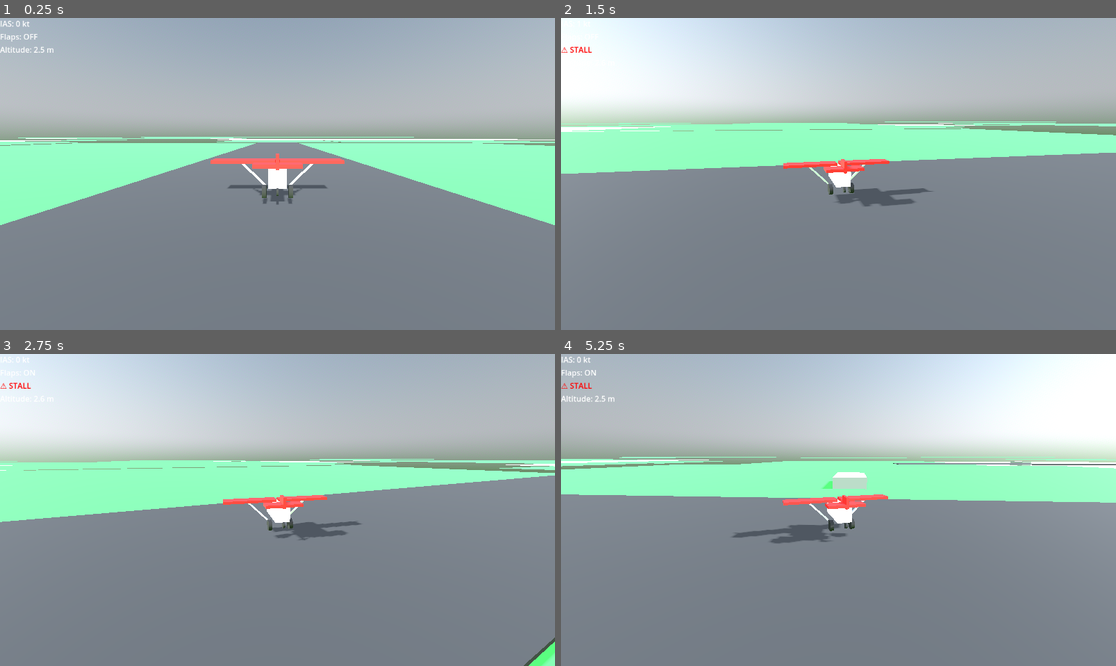
Above: before the commit, frames 1-4 (two rows, left to right).
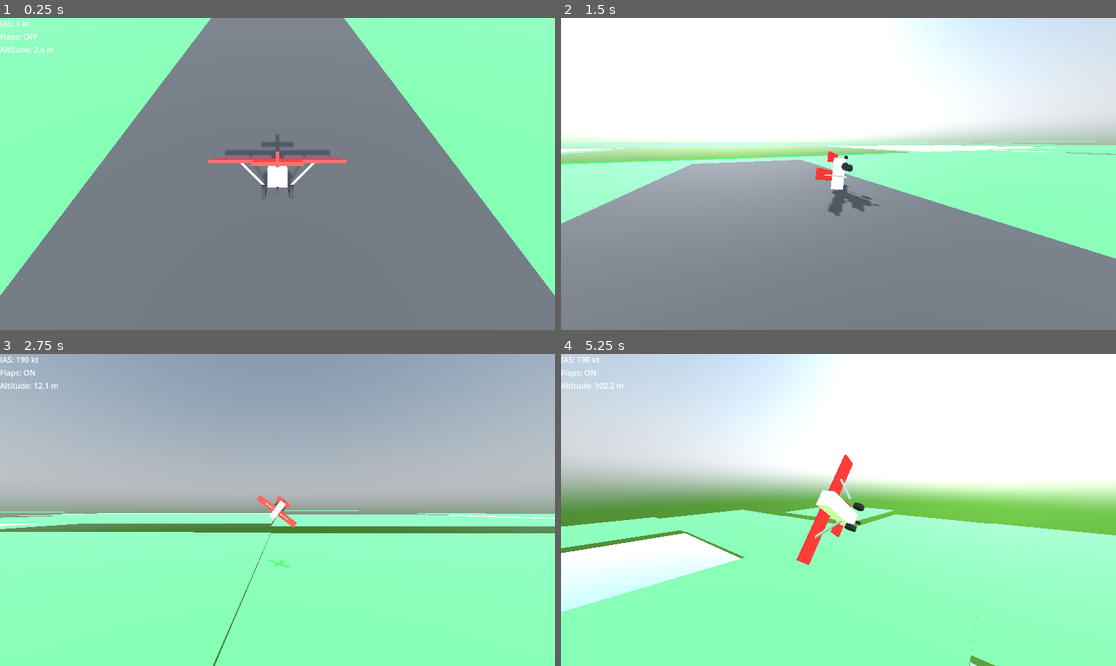
Above: after the commit, the same moments.

Repository: LucasHT22/be-my-copilot
Game: Godot game, scene res://scenes/main.tscn
Two runs of this game, one before a commit and one after it. Both use one fixed random seed, a clock stepped at 60 frames per second and the inputs below.
Inputs:
- Up to frame 1 (0.25 s): no input
- Up to frame 2 (1.5 s): tap Enter (ui_accept) at 0.5, 0.77, 1.07 s; hold Right (ui_right) 0.53-1.28 s; hold Home (ui_home) 0.53-1.28 s; tap Space (ui_select) at 0.8, 1.35 s; hold Down (ui_down) from 1.28 s (still down)
- Up to frame 3 (2.75 s): tap Enter (ui_accept) at 1.52, 1.82 s; tap Home (ui_home) at 1.55 s; release Down (ui_down) at 2.03 s; hold Right (ui_right) from 2.03 s (still down); hold Home (ui_home) from 2.03 s (still down); tap Space (ui_select) at 2.3 s
- Up to frame 4 (5.25 s): release Right (ui_right) at 2.78 s; release Home (ui_home) at 2.78 s; hold Page Up (ui_page_up) 2.78-3.53 s; tap Space (ui_select) at 2.85, 3.8, 4.35 s; tap Enter (ui_accept) at 3.02, 3.32, 3.77, 4.07, 4.52, 4.82 s; tap Home (ui_home) at 3.05, 4.55 s; hold Home (ui_home) 3.53-4.28 s; hold Left (ui_left) 3.53-5.03 s; tap Escape (ui_cancel) at 4.15 s; hold Down (ui_down) from 5.03 s (still down); hold Home (ui_home) from 5.03 s (still down)

The runs differ from the first frame. In frame 1, 49% of the frame differs, in the area x 0-100%, y 0-89%; in frame 2, 54%; in frame 3, 86%; in frame 4, 92%, in the area x 0-100%, y 0-100%.

Commit message:
fix flight issues

Diff:
--- a/scenes/Airplane.gd
+++ b/scenes/Airplane.gd
@@ -15,9 +15,7 @@
 
 @export var wheel_friction := 2.8
 @export var brake_power := 900.0
-
-@export var propwash_power := 0.35
-@export var turbulence_strength := 40.0
+@export var propwash_factor := 0.35
 
 var throttle := 0.0
 var flaps := false
@@ -33,7 +31,6 @@
 	apply_aerodynamics(delta)
 	apply_controls()
 	apply_ground_physics()
-	apply_turbulence()
 
 	if not linear_velocity.is_finite() or not angular_velocity.is_finite():
 		print("⚠ Physics reset (NaN detected)")
@@ -45,7 +42,10 @@
 	state.angular_velocity = state.angular_velocity.limit_length(6.0)
 
 func handle_input(delta):
-	throttle += (Input.get_action_strength("ui_up") - Input.get_action_strength("ui_down")) * delta
+	if Input.is_action_pressed("ui_page_up"):
+		throttle += delta
+	if Input.is_action_pressed("ui_page_down"):
+		throttle -= delta
 	throttle = clamp(throttle, 0.0, 1.0)
 
 	if Input.is_action_just_pressed("ui_accept"):
@@ -56,29 +56,30 @@
 	apply_central_force(forward * engine_power * throttle)
 
 func apply_aerodynamics(delta):
-	var v := linear_velocity
-	var speed := v.length()
+	var speed := linear_velocity.length()
 	if speed < 0.5:
 		return
 
-	var vel_dir := safe_normalize(v)
+	var vel_dir := linear_velocity.normalized()
 	var forward := -global_basis.z
 	var up := global_basis.y
 
-	var aoa: float = clamp(forward.dot(vel_dir), -1.0, 1.0)
+	var aoa := forward.signed_angle_to(vel_dir, global_basis.x)
+	aoa = clamp(aoa, -0.4, 0.4)
 
-	var lift: float = lift_coefficient * speed * speed * max(aoa, 0.0)
+	var airspeed := speed + (throttle * 18.0 * (1.0 - speed / max_speed))
+
+	var lift := lift_coefficient * airspeed * airspeed * sin(aoa)
 	if flaps:
 		lift *= (1.0 + flap_lift_bonus)
 
-	stalled = speed < stall_speed
+	stalled = speed < stall_speed and abs(aoa) > 0.3
 	if stalled:
 		lift *= 0.3
-		apply_torque(Vector3(-pitch_power * 0.4, 0, 0) * delta)
 
 	apply_central_force(up * lift)
 
-	var drag: Vector3 = -vel_dir * drag_coefficient * speed * speed
+	var drag := -vel_dir * drag_coefficient * speed * speed
 	if flaps:
 		drag *= (1.0 + flap_drag_bonus)
 
@@ -86,19 +87,23 @@
 
 func apply_controls():
 	var speed := linear_velocity.length()
-	var control_factor: float = clamp(speed / stall_speed, 0.2, 1.0)
+	if speed < 6.0:
+		return
+
+	var control_authority: float = clamp(speed / stall_speed, 0.0, 1.0)
 
 	var pitch := Input.get_action_strength("ui_down") - Input.get_action_strength("ui_up")
 	var roll := Input.get_action_strength("ui_right") - Input.get_action_strength("ui_left")
-	var yaw := Input.get_action_strength("ui_page_down") - Input.get_action_strength("ui_page_up")
+	var yaw := Input.get_action_strength("ui_select") - Input.get_action_strength("ui_cancel") # Example
+
+	var pitch_with_propwash: float = pitch * (1.0 + throttle * propwash_factor)
 
 	var torque: Vector3 = Vector3(
-		pitch * pitch_power,
+		pitch_with_propwash * pitch_power,
 		yaw * yaw_power,
 		-roll * roll_power
-	) * control_factor
+	) * control_authority
 
-	torque.x += pitch * pitch_power * throttle * propwash_power
 	apply_torque(torque)
 	print("ROLL:", rad_to_deg(global_rotation.z))
 
@@ -109,25 +114,11 @@
 	var lateral := global_basis.x * linear_velocity.dot(global_basis.x)
 	apply_central_force(-lateral * wheel_friction)
 
-	if Input.is_action_pressed("ui_select") and linear_velocity.length() > 0.5:
-		apply_central_force(-safe_normalize(linear_velocity) * brake_power)
-
-func apply_turbulence():
-	if is_grounded():
-		return
-
-	var speed_factor: float = clamp(linear_velocity.length() / stall_speed, 0.0, 1.0)
-
-	var gust: Vector3 = Vector3(
-		randf_range(-1, 1),
-		randf_range(-0.3, 0.3),
-		randf_range(-1, 1)
-	)
-
-	apply_central_force(gust * turbulence_strength * speed_factor)
+	if Input.is_action_pressed("ui_home") and linear_velocity.length() > 0.5:
+		apply_central_force(-linear_velocity.normalized() * brake_power)
 
 func is_grounded() -> bool:
-	return global_position.y < 1.2 and abs(linear_velocity.y) < 1.0
-
-func safe_normalize(v: Vector3) -> Vector3:
-	return v / max(v.length(), 0.001)
+	var space_state := get_world_3d().direct_space_state
+	var query := PhysicsRayQueryParameters3D.create(global_position, global_position + Vector3.DOWN * 2.0)
+	var result := space_state.intersect_ray(query)
+	return result.size() > 0 and abs(linear_velocity.y) < 1.0
--- a/scenes/main.tscn
+++ b/scenes/main.tscn
@@ -107,10 +107,6 @@
 [node name="Chunks" type="Node3D" parent="World"]
 
 [node name="Airplane" type="RigidBody3D" parent="World"]
-axis_lock_linear_x = true
-axis_lock_linear_z = true
-axis_lock_angular_x = true
-axis_lock_angular_z = true
 center_of_mass_mode = 1
 center_of_mass = Vector3(0, 0, -0.3)
 can_sleep = false
